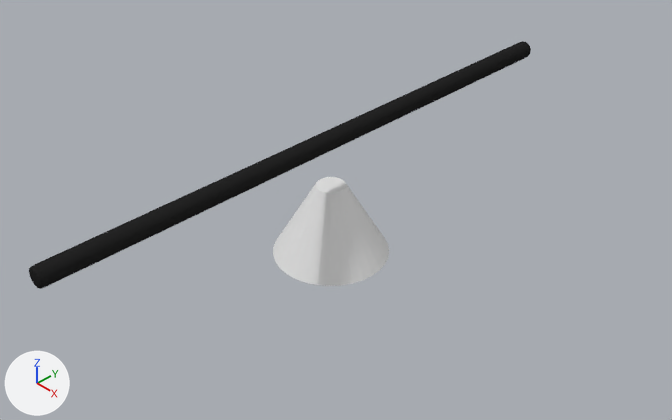
An edit to the Blender file Projekt/01-Model/lw-kabel.blend, drawn before and after from the same camera.
Before and after are seen from a 50 mm camera at (8.72, -8.18, 6.76) aimed at (0.43, -0.3, -0.89). The lights are fixed; the arrows at lower left show +X, +Y and +Z.
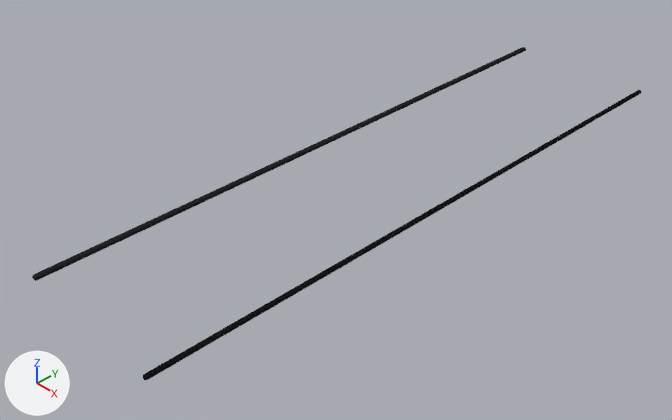
Boxes [x1, y1, x2, y2] around the edits, measured in the pictures (672 x 420 px):
```json
{"object": "Cylinder", "change": "rescaled", "before": [29, 41, 531, 289], "after": [33, 47, 526, 281]}
{"object": "Circle", "change": "deleted", "before": [273, 177, 389, 286]}
{"object": "Cylinder.002", "change": "added", "after": [143, 90, 641, 380], "on screen": "black"}
{"object": "Cylinder.003", "change": "added", "after": [32, 47, 524, 278]}
```

The change, as JSON lines over the scene's bpy script:
```json
{"op": "set", "path": "ob_cylinder.scale", "old": "(0.148, 0.148, 4.74)", "new": "(0.0349, 0.0349, 4.74)"}
{"op": "remove", "block": "ob_circle", "code": ["ob_circle = bpy.data.objects.new('Circle', me_circle)", "ob_circle.location = (0.0, 0.0, -2.0)"]}
{"op": "add", "block": "ob_cylinder_002", "code": ["ob_cylinder_002 = bpy.data.objects.new('Cylinder.002', me_cylinder.copy())  # the mesh of ob_cylinder", "ob_cylinder_002.location = (2.28, 4.69, 0.0)", "ob_cylinder_002.rotation_euler = (1.571, 0.0, 0.0)  # degrees (90, 0, 0)", "ob_cylinder_002.scale = (0.0349, 0.0349, 4.74)", "_m = ob_cylinder_002.modifiers.new('Subsurf', 'SUBSURF')"]}
{"op": "add", "block": "ob_cylinder_003", "code": ["ob_cylinder_003 = bpy.data.objects.new('Cylinder.003', me_cylinder.copy())  # the mesh of ob_cylinder", "ob_cylinder_003.location = (-0.02, 4.69, 0.0)", "ob_cylinder_003.rotation_euler = (1.571, 0.0, 0.0)  # degrees (90, 0, 0)", "ob_cylinder_003.scale = (0.0349, 0.0349, 4.74)", "_m = ob_cylinder_003.modifiers.new('Subsurf', 'SUBSURF')"]}
```
